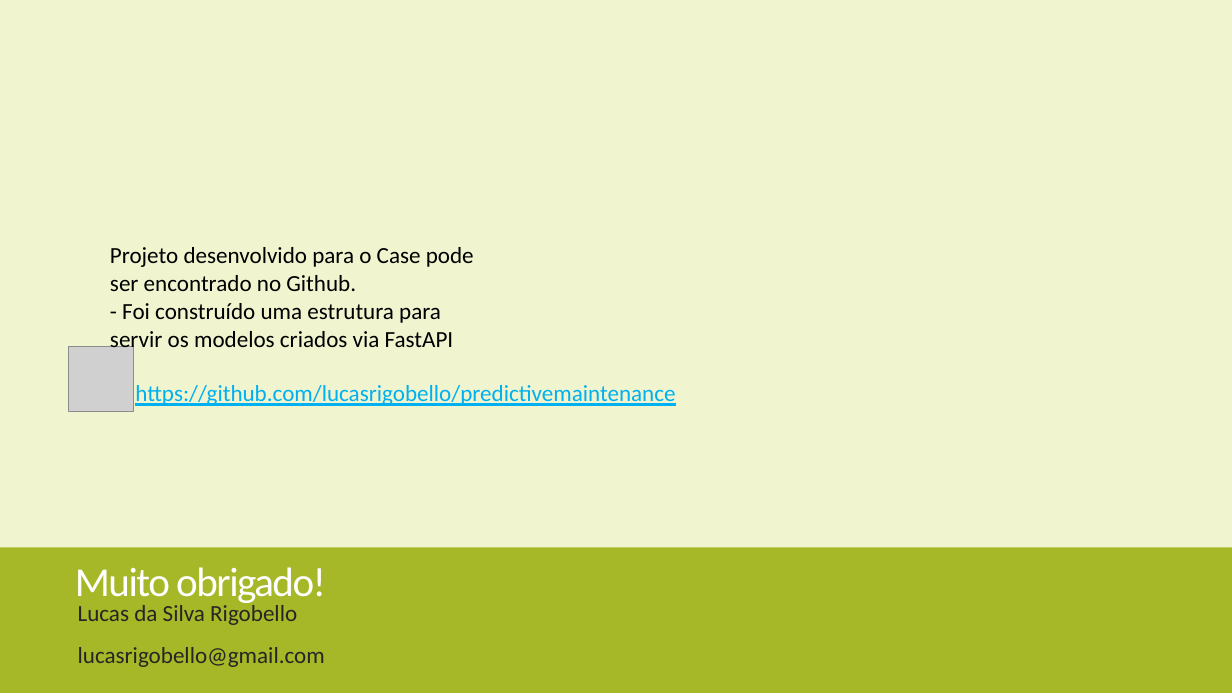
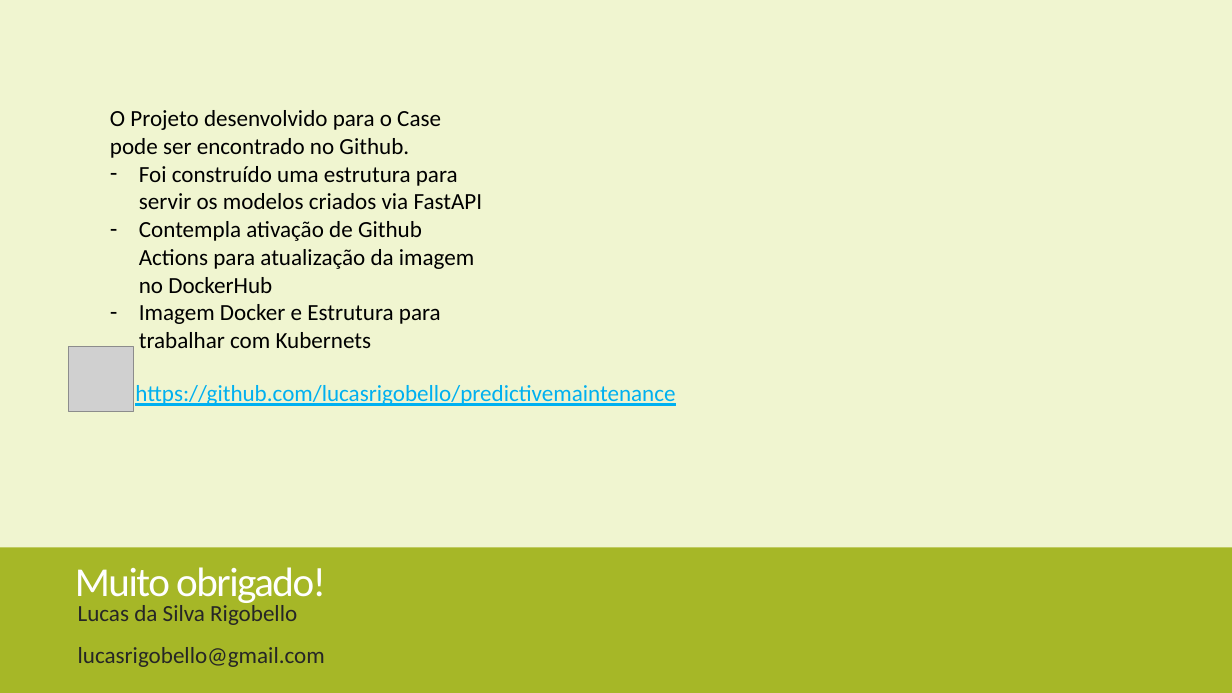
Before and after one commit to lucasrigobello/predictivemaintenance, a slide deck: slide 16 of eda notebooks/Case Predictive Maintanance.pptx. Drawn at 1232x693 pixels with LibreOffice and Linux fonts; fonts in the diff are those of the drawing; grey boxes stand for pictures. Boxes give left, top, right and bottom in pixels: in the first picture for what was removed or moved away, otherwise in the second. Text is boxed around its words. In the diff, an @@ line names an element or a change of style, - is before the commit and + after.

Commit message:
add helm-charts Kubernets

```diff
--- a/eda notebooks/Case Predictive Maintanance.pptx
+++ b/eda notebooks/Case Predictive Maintanance.pptx
@@ text at (110,110,483,348): text changed @@
-Projeto desenvolvido para o Case pode ser encontrado no Github.
-- Foi construído uma estrutura para servir os modelos criados via FastAPI
+O Projeto desenvolvido para o Case pode ser encontrado no Github.
+– Foi construído uma estrutura para servir os modelos criados via FastAPI
+– Contempla ativação de Github Actions para atualização da imagem no DockerHub
+– Imagem Docker e Estrutura para trabalhar com Kubernets
```
Also in this commit, not shown: 4 other files.
